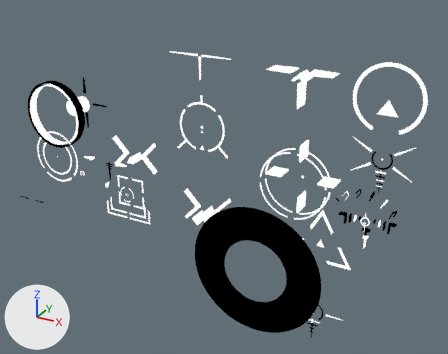
A saved change to the Blender file [workfiles]/reticle.blend.
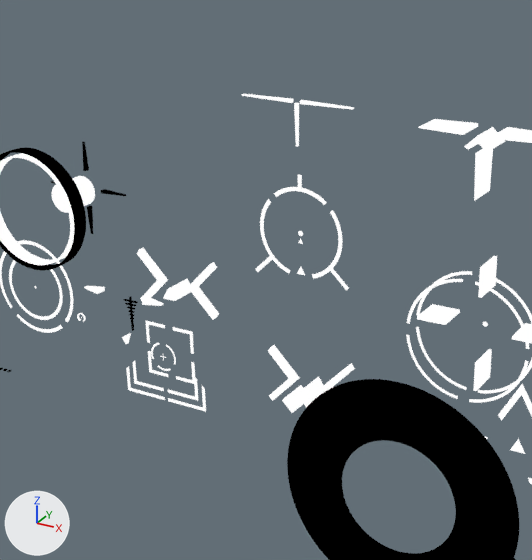
Each version appears first whole from a 50 mm camera at (32.7, -55.4, 22.0) aimed at (4.3, -3.8, -3.8), and next in a close-up on the part from 8% to 73% of the width and 0% to 86% of the height. Lighting does not change. The marker at lower left points along +X, +Y and +Z.

Names of what the first close-up shows: 'Border', 'Scope2', 'holo', 'mrs', 'okp', 'ragnok', 'reddit', 'top of the pops', 'uwu'.
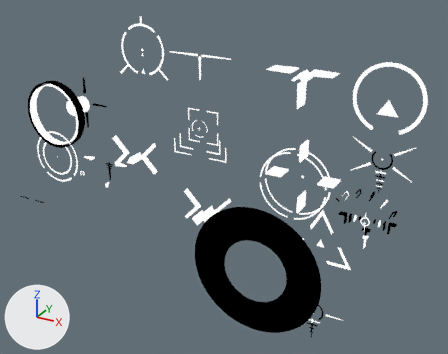
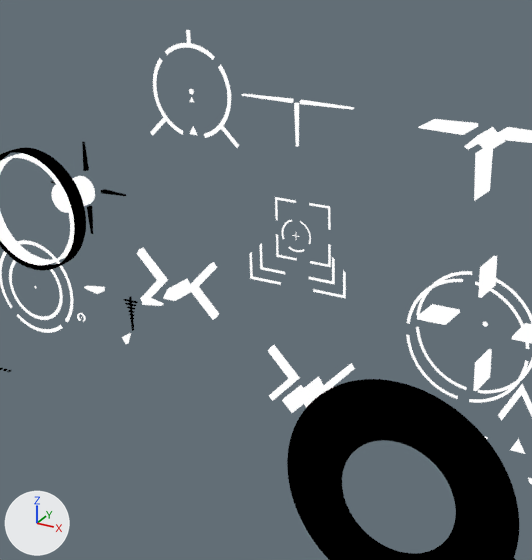
What differs and where, as boxes (x1, y1, x2, y2) in the close-ups (532 x 560 px):
'holo', moved
    before: (256, 174, 349, 291)
    after: (150, 30, 239, 148)
'ragnok', reshaped, moved, turned
    before: (126, 320, 206, 412)
    after: (249, 197, 346, 298)
part 1 of me_circle_004, deleted
    before: (145, 320, 165, 343)
part 2 of me_circle_004, deleted
    before: (173, 327, 194, 354)
part 3 of me_circle_004, built on
    before: (126, 351, 206, 412)
    after: (249, 197, 346, 298)

The change, as a diff of the scene's bpy script:
```diff
--- a/[workfiles]/reticle.blend.py
+++ b/[workfiles]/reticle.blend.py
@@ me_circle_004 @@
 # used by ob_ragnok; location = (-9.84, -2.15, -9.75); rotation_euler = (1.571, 0.0, 0.0), in degrees (90, 0, 0)
-me_circle_004.from_pydata(...)  # 250 vertices, 111 faces; spans x -3.19..3.19, y -3.23..1.89, z -0.76..0.02
+me_circle_004.from_pydata(...)  # 250 vertices, 113 faces; spans x -3.3..3.3, y -1.49..-0.71, z -3.29..1.87
+# me_circle_004 part 1: the loose piece of 6 vertices spanning x -1.89..-0.31, y 0.31..1.89, z -0.76 is deleted
+# me_circle_004 part 2: the loose piece of 6 vertices spanning x 0.31..1.89, y 0.31..1.89, z -0.76 is deleted
+# me_circle_004 part 3
+# 36 vertices are removed from x -3.19..3.19, y -3.23..-0.31, z -0.76..0.0
+# 10 faces are deleted
+# 203 vertices are added at x -3.3..3.3, y -1.48..-0.71, z -3.29..1.87
+# 10 new vertices lie (0.01, 0.0, 0.04) away from vertices in x -0.98..0.97, y -1.47..-1.44, z -0.34..0.3
+# 8 new vertices lie (0.04, 0.0, 0.02) away from vertices in x -0.51..0.43, y -1.47..-1.44, z -0.94..0.92
+# 8 new vertices lie (0.04, 0.0, -0.02) away from vertices in x -0.51..0.43, y -1.47..-1.44, z -0.92..0.94
+# 9 new vertices lie (0.01, 0.0, -0.04) away from vertices in x -0.98..0.97, y -1.47..-1.44, z -0.3..0.34
+# 108 new faces join them
 me_circle_004.materials.append(mat_white)
@@ ob_holo @@
 ob_holo = bpy.data.objects.new('holo', me_circle_001)
-ob_holo.location = (0.0, 0.0, 0.0)
+ob_holo.location = (-7.34, 0.0, 7.59)
@@ ob_ragnok @@
 ob_ragnok = bpy.data.objects.new('ragnok', me_circle_004)
-ob_ragnok.location = (-9.84, -2.15, -9.75)
-ob_ragnok.rotation_euler = (1.571, 0.0, 0.0)  # degrees (90, 0, 0)
+ob_ragnok.location = (0.0, 0.0, 0.0)
```
